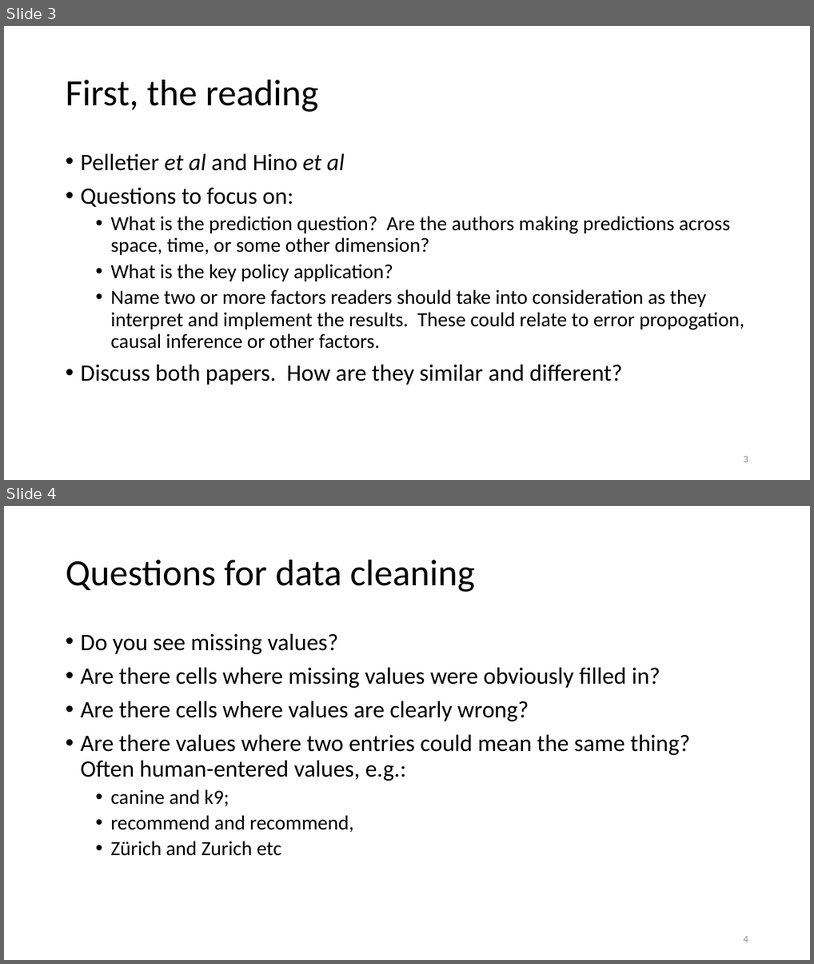
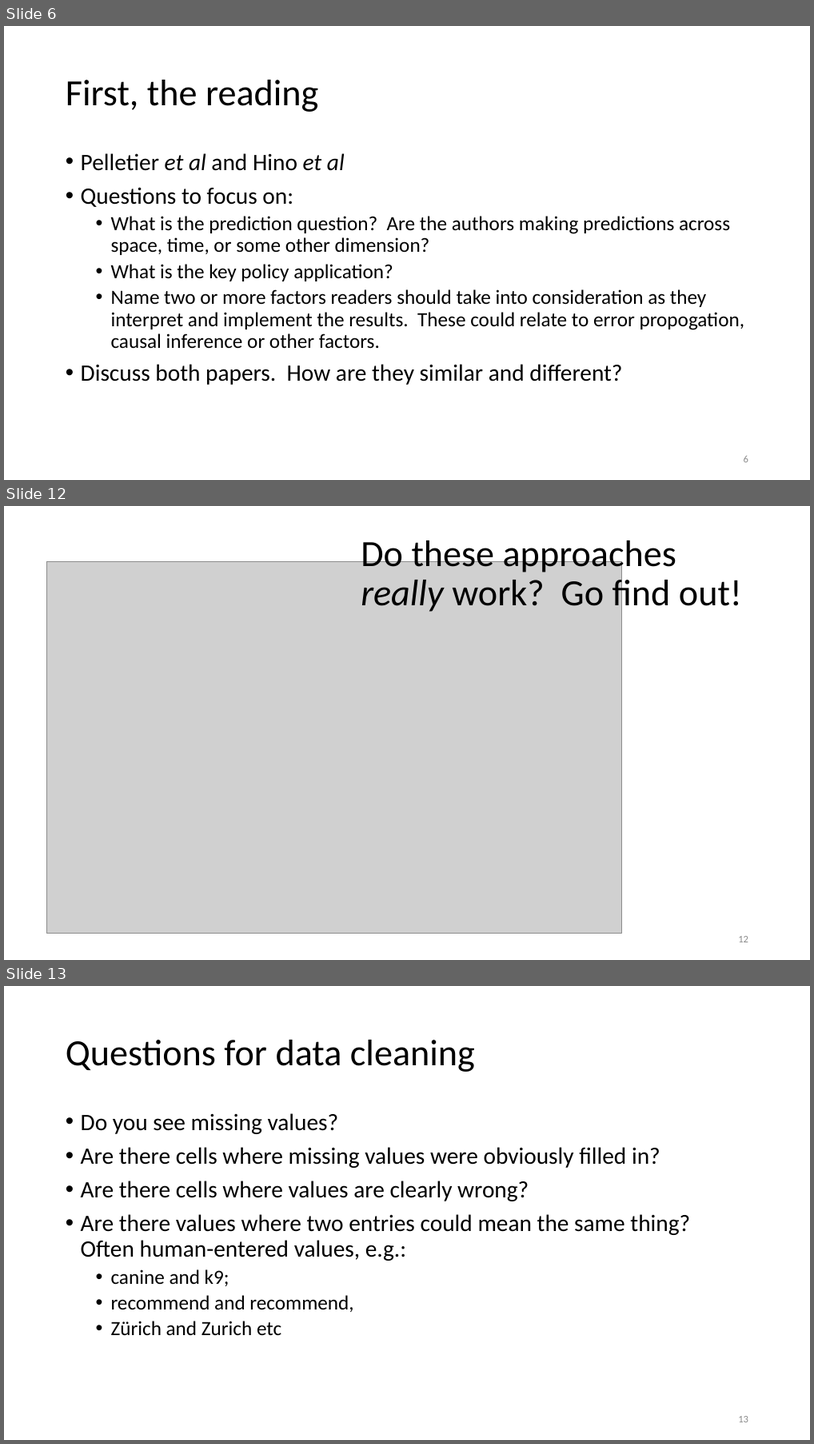
Before and after one commit to nickolasclarke/ER131, a slide deck: lecture/Lecture 06 Sept 17/6 Data Cleaning, EDA.pptx. Shown one above the other, each under a label of ours: slides 3 and 4 before the commit, slides 6, 12 and 13 after it; the slides between them are not shown. The pictures are 814x964 and 814x1444 pixels, drawn with LibreOffice and Linux fonts; fonts in the diff are those of the drawing; grey boxes stand for pictures. Boxes give left, top, right and bottom in pixels: in the first picture for what was removed or moved away, otherwise in the second. Text is boxed around its words. In the diff, an @@ line names an element or a change of style, - is before the commit and + after.

```diff
--- a/lecture/Lecture 06 Sept 17/6 Data Cleaning, EDA.pptx
+++ b/lecture/Lecture 06 Sept 17/6 Data Cleaning, EDA.pptx
@@ slide 12 added at (x1=4, y1=506, x2=810, y2=960), background #FFFFFF @@
@@ title added at (x1=361, y1=535, x2=742, y2=615), 44 pt, text #000000 @@
+Do these approaches really work? Go find out!
@@ picture added at (x1=46, y1=562, x2=622, y2=933) @@
@@ page number added at (x1=738, y1=936, x2=749, y2=942), 12 pt, text #8C8C8C @@
+12
@@ what was slide 3 is now slide 6 @@
@@ page number at (x1=744, y1=455, x2=749, y2=462): text changed @@
-3
+6
@@ what was slide 4 is now slide 13 @@
@@ page number at (x1=738, y1=1416, x2=749, y2=1422): text changed @@
-4
+13
```
Also in this commit, not shown: 1 slide changed, 9 other slides added, 3 other files.
